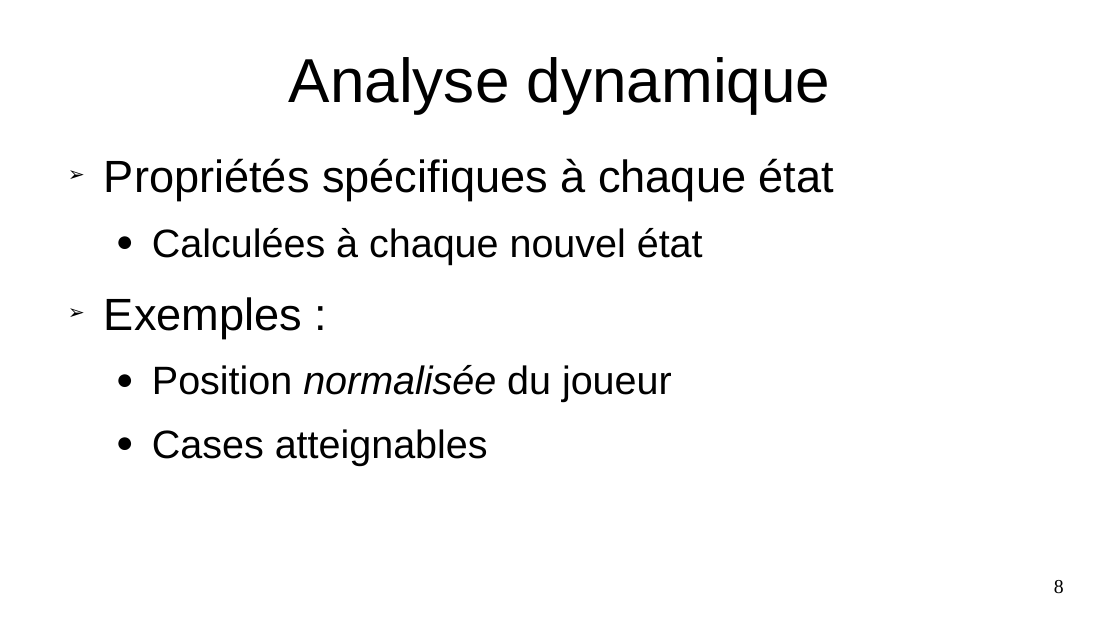
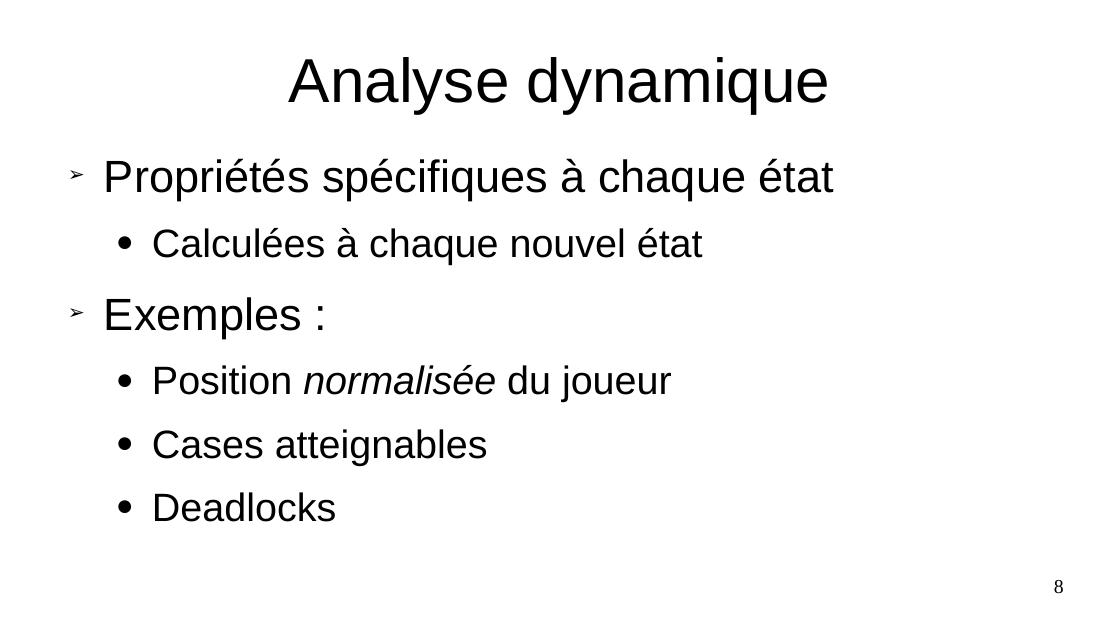
Before and after one commit to PoulpoGaz/sokoshell, a slide deck: slide 8 of documents/presentation.odp. Drawn at 1120x630 pixels with LibreOffice and Linux fonts; fonts in the diff are those of the drawing. Boxes give left, top, right and bottom in pixels: in the first picture for what was removed or moved away, otherwise in the second. Text is boxed around its words. In the diff, an @@ line names an element or a change of style, - is before the commit and + after.

Commit message:
add freeze deadlock, state definition and sokoban presentation to presentation. add a pack a level that will be presented with the editor

```diff
--- a/documents/presentation.odp
+++ b/documents/presentation.odp
@@ text at <box>152,492,336,522</box>: paragraph added @@
+  ● Deadlocks
```
Also in this commit, not shown: 2 other slides changed, 5 slides added, 1 slide removed, 3 other files.
